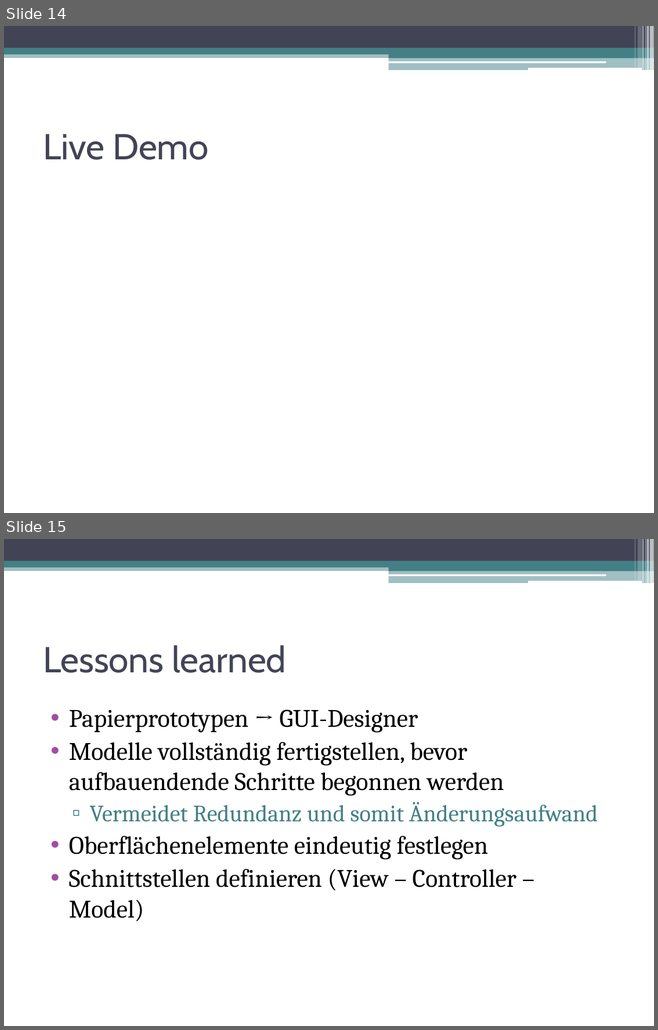
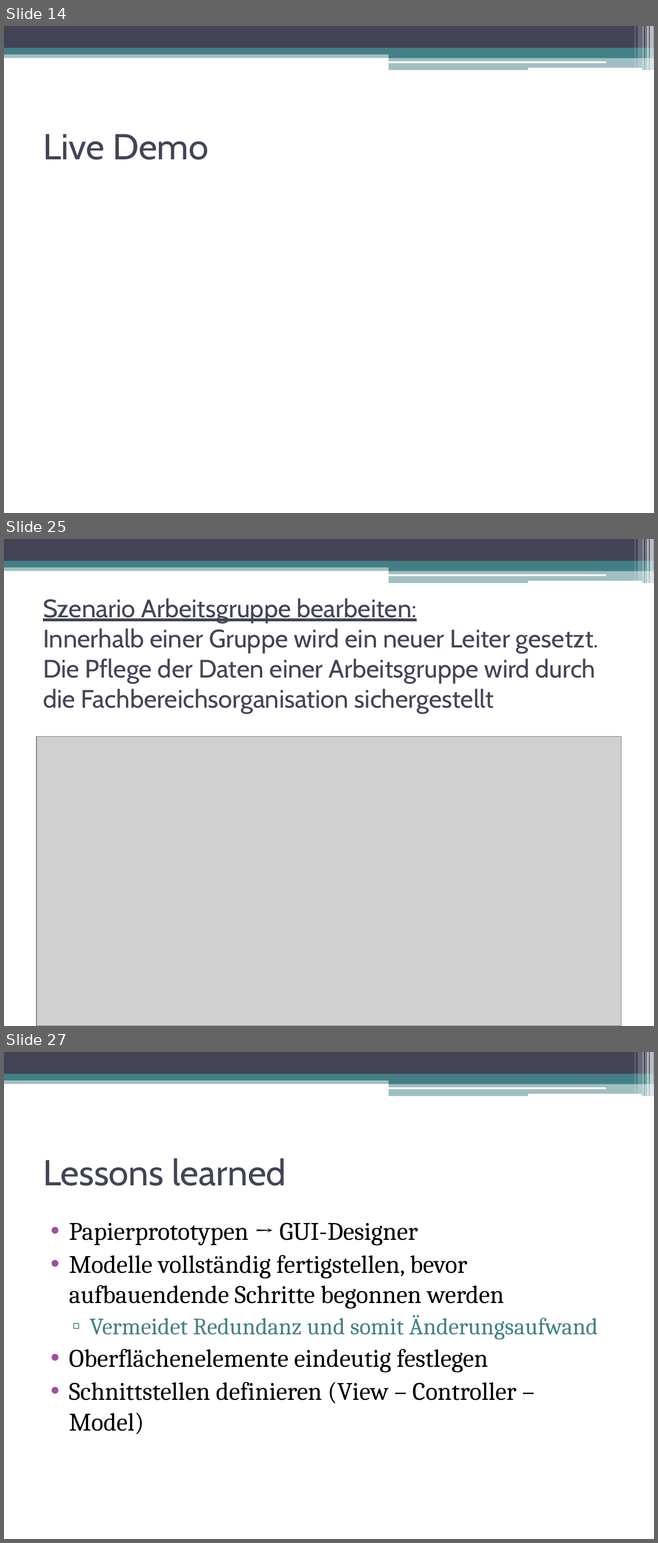
Before and after one commit to DanJoeHa/Fallstudie, a slide deck: Projektmanagement/Abschlusspräsentation.pptx. Shown one above the other, each under a label of ours: slides 14 and 15 before the commit, slides 14, 25 and 27 after it; the slides between them are not shown. The pictures are 658x1030 and 658x1543 pixels, drawn with LibreOffice and Linux fonts; fonts in the diff are those of the drawing; grey boxes stand for pictures. Boxes give left, top, right and bottom in pixels: in the first picture for what was removed or moved away, otherwise in the second. Text is boxed around its words. In the diff, an @@ line names an element or a change of style, - is before the commit and + after.

```diff
--- a/Projektmanagement/Abschlusspräsentation.pptx
+++ b/Projektmanagement/Abschlusspräsentation.pptx
@@ slide 25 added at <box>4,539,654,1026</box>, background #FFFFFF; not listed: 13 template elements that a slide beside it also shows @@
@@ title added at <box>43,598,598,714</box>, 28 pt, text #424456 @@
+Szenario Arbeitsgruppe bearbeiten:
+Innerhalb einer Gruppe wird ein neuer Leiter gesetzt. Die Pflege der Daten einer Arbeitsgruppe wird durch die Fachbereichsorganisation sichergestellt
@@ picture added at <box>36,736,621,1026</box> @@
@@ what was slide 15 is now slide 27 @@
```
Also in this commit, not shown: 1 slide changed, 11 other slides added, 1 other file.
